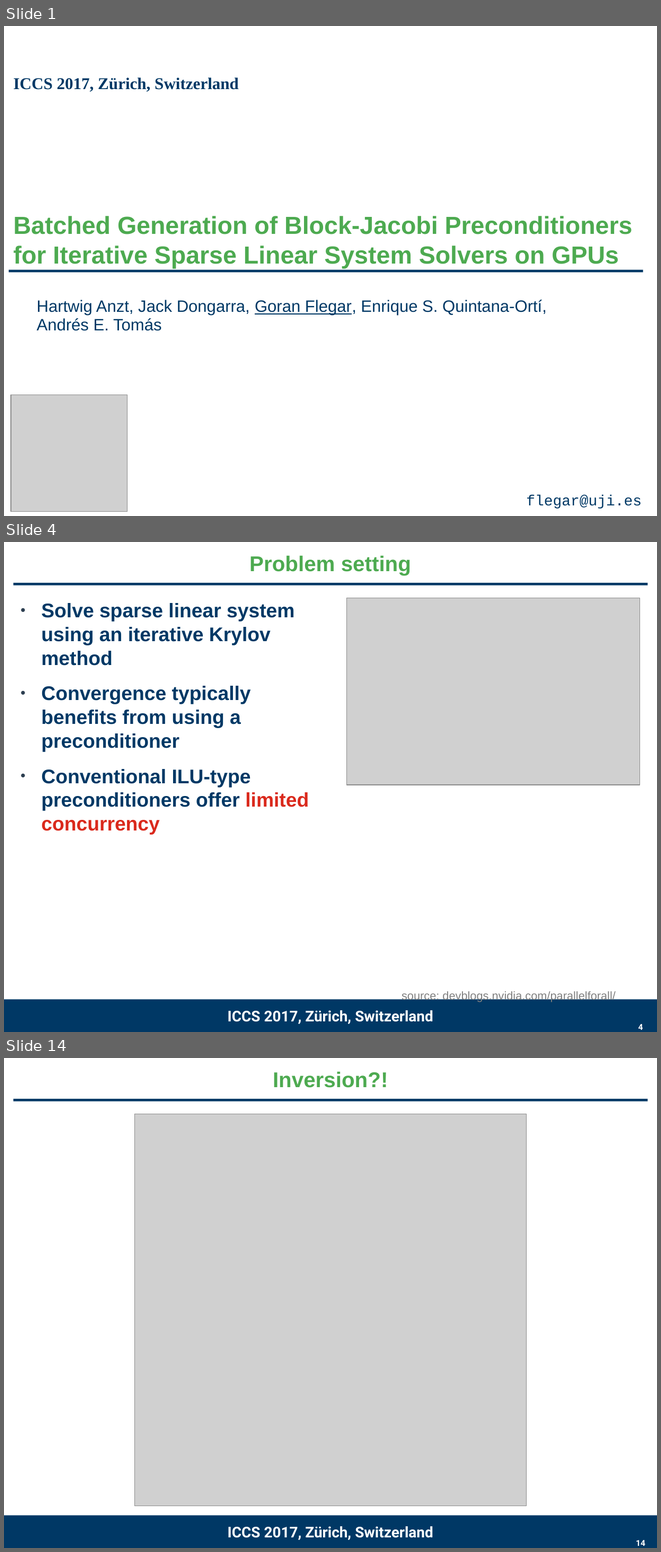
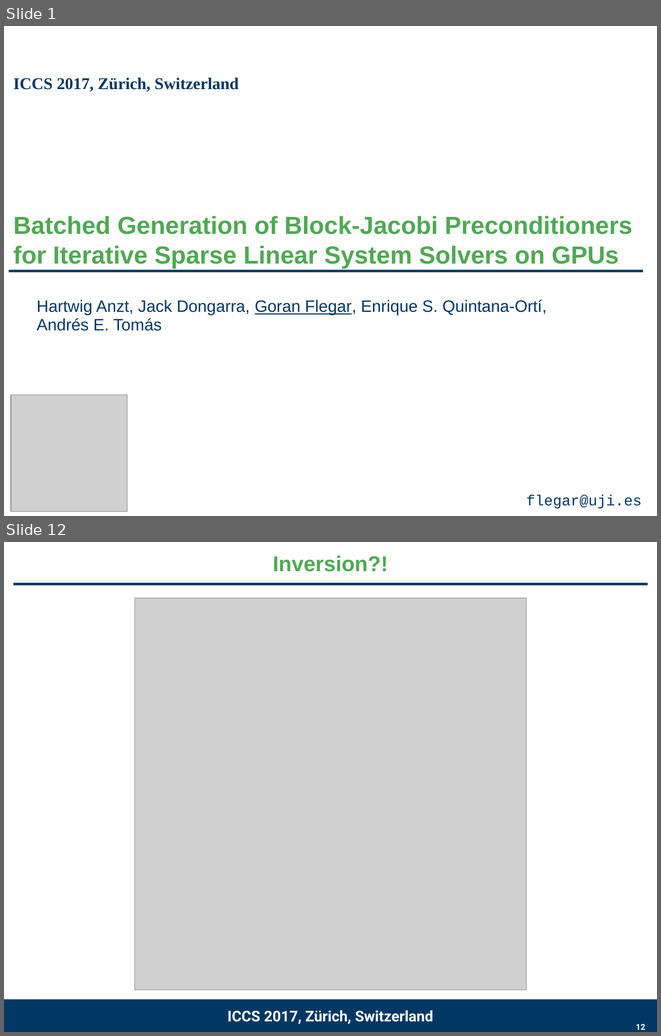
Before and after one commit to gflegar/talks, a slide deck: iccs_2017/slides.odp. Shown one above the other, each under a label of ours: slides 1, 4 and 14 before the commit, slides 1 and 12 after it; the slides between them are not shown. The pictures are 661x1552 and 661x1036 pixels, drawn with LibreOffice and Linux fonts; fonts in the diff are those of the drawing; grey boxes stand for pictures; background and template pictures are left out. Boxes give left, top, right and bottom in pixels: in the first picture for what was removed or moved away, otherwise in the second. Text is boxed around its words. In the diff, an @@ line names an element or a change of style, - is before the commit and + after.

```diff
--- a/iccs_2017/slides.odp
+++ b/iccs_2017/slides.odp
@@ slide 4 removed at [4,542,657,1032], background #FFFFFF; not listed: 2 template elements that a slide beside it also shows @@
@@ title removed at [249,555,411,575] @@
-Problem setting
@@ text removed at [41,603,309,835] @@
-● Solve sparse linear system using an iterative Krylov method
-● Convergence typically benefits from using a preconditioner
-● Conventional ILU-type preconditioners offer limited concurrency
@@ picture removed at [346,598,640,784] @@
@@ text removed at [402,990,615,1002] @@
-source: devblogs.nvidia.com/parallelforall/
@@ text removed at [228,1010,433,1024] @@
-ICCS 2017, Zürich, Switzerland
@@ page number removed at [638,1024,643,1030] @@
-4
@@ what was slide 14 is now slide 12 @@
@@ page number at [636,1023,645,1030]: text changed @@
-14
+12
```
Also in this commit, not shown: 11 slides changed, 1 slide added, 1 other slide removed, 2 other files.
